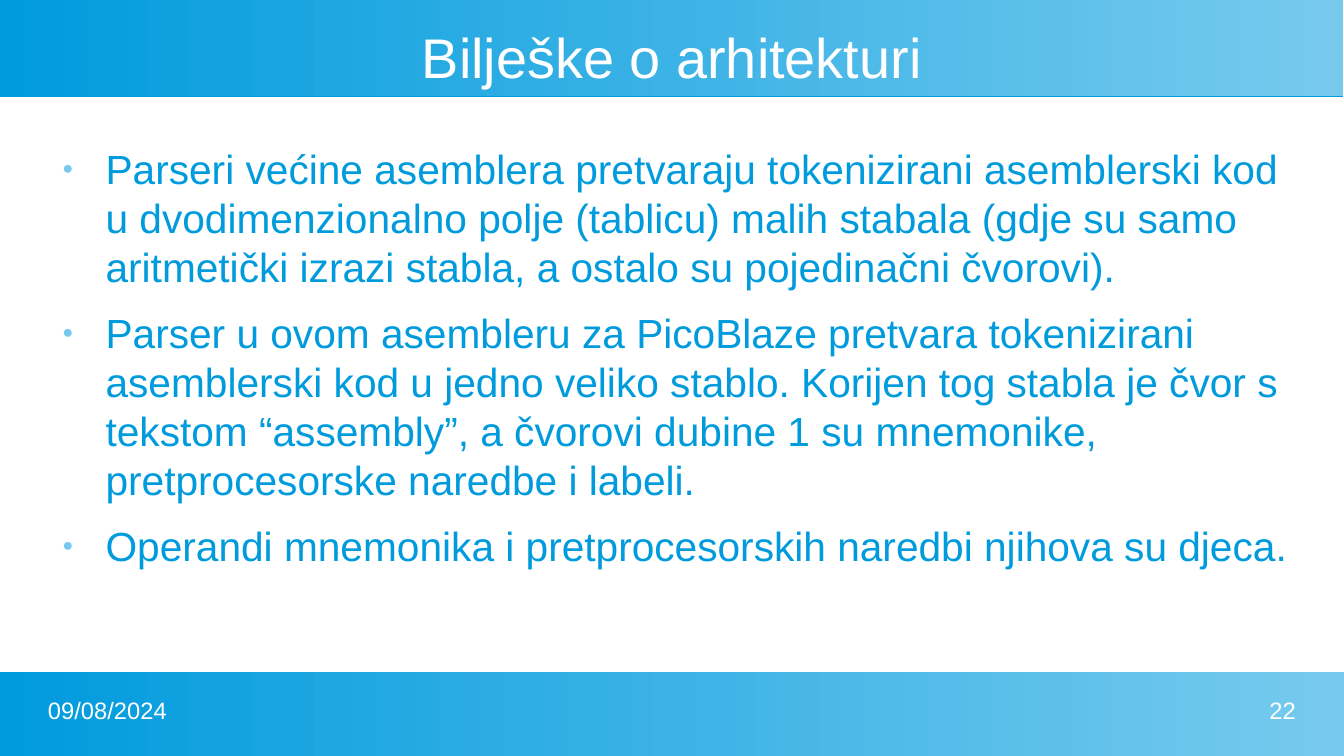
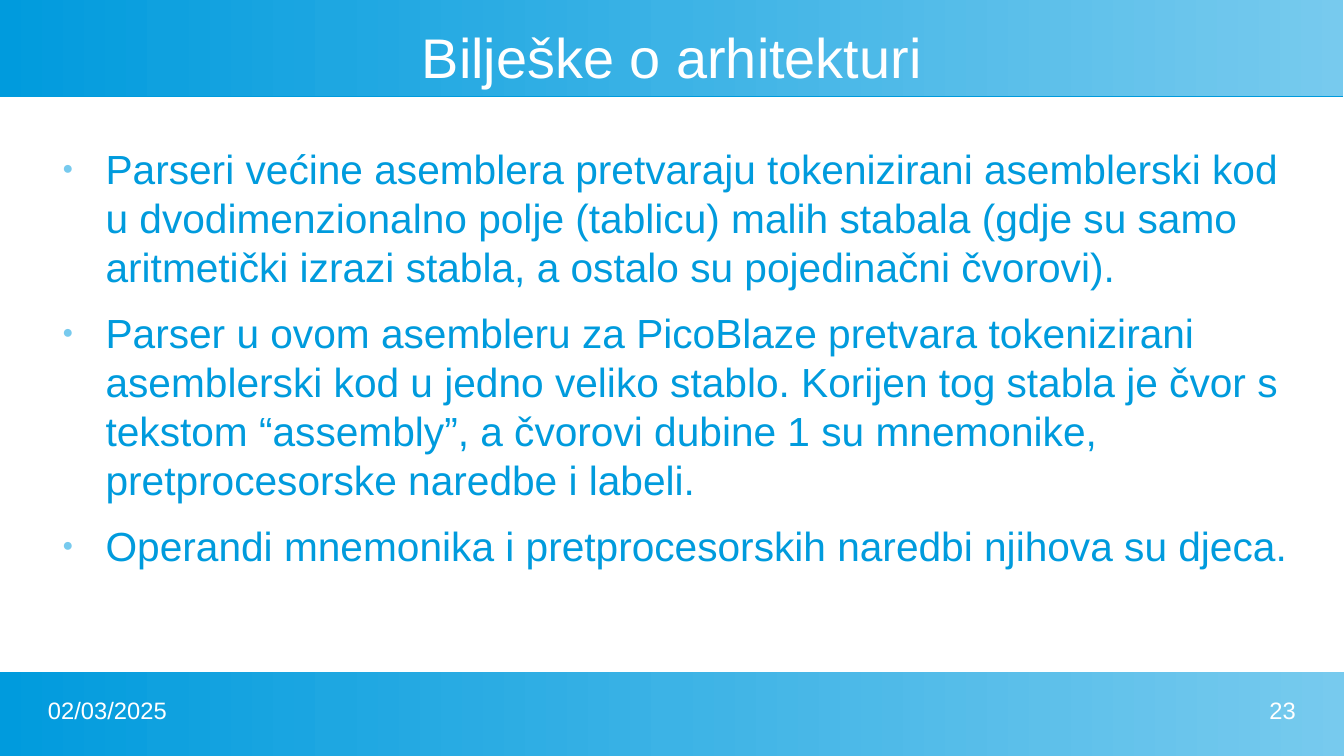
Before and after one commit to FlatAssembler/PicoBlaze_Simulator_in_JS, a slide deck: slide 23 of seminar/PicoBlaze.pptx (slide 22 before the commit). Drawn at 1344x756 pixels with LibreOffice and Linux fonts; fonts in the diff are those of the drawing. Boxes give left, top, right and bottom in pixels: in the first picture for what was removed or moved away, otherwise in the second. Text is boxed around its words. In the diff, an @@ line names an element or a change of style, - is before the commit and + after.

```diff
--- a/seminar/PicoBlaze.pptx
+++ b/seminar/PicoBlaze.pptx
@@ text at (x1=48, y1=702, x2=167, y2=720): text changed @@
-09/08/2024
+02/03/2025
@@ page number at (x1=1269, y1=702, x2=1295, y2=719): text changed @@
-22
+23
```
Also in this commit, not shown: 21 other slides changed, 1 slide added, 1 other file.
